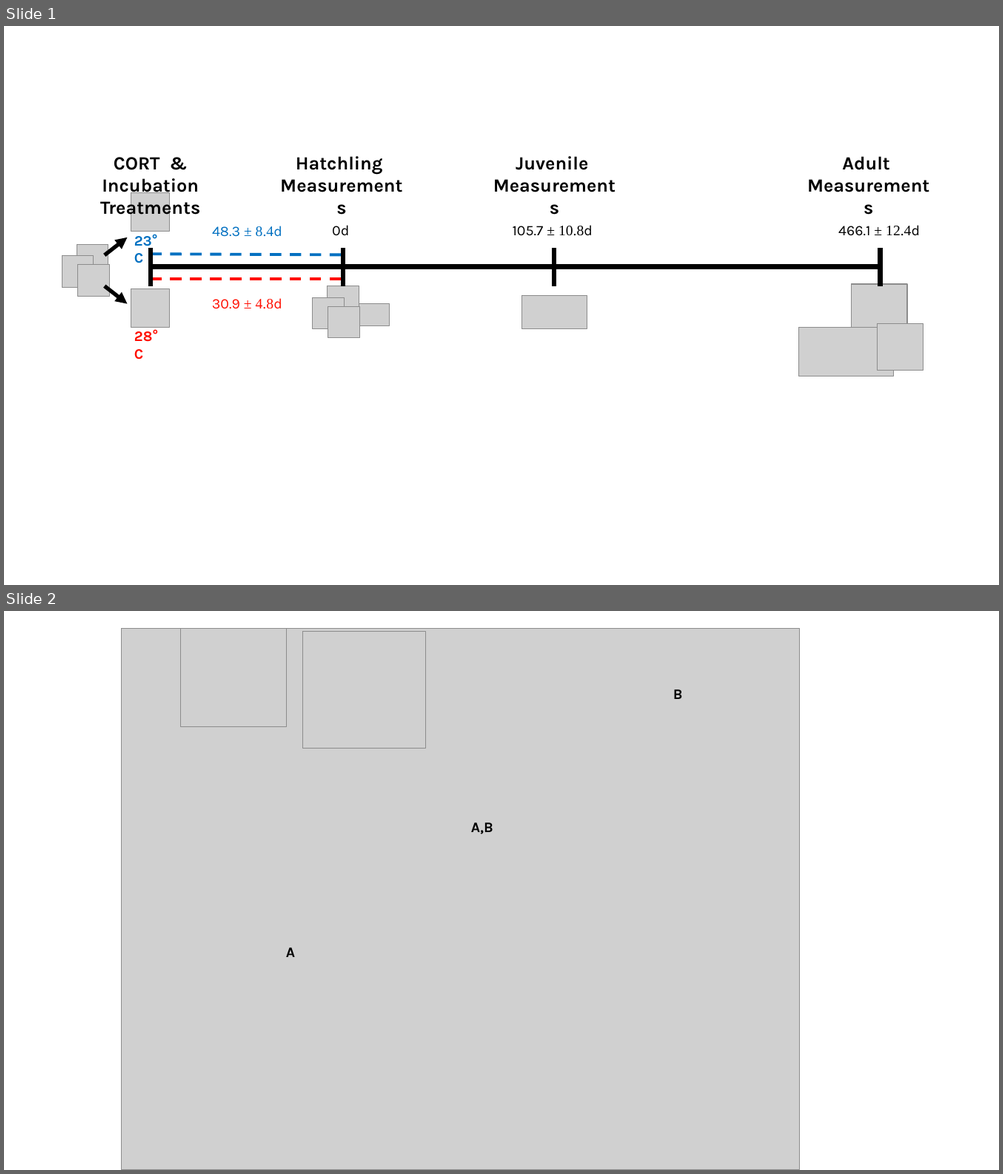
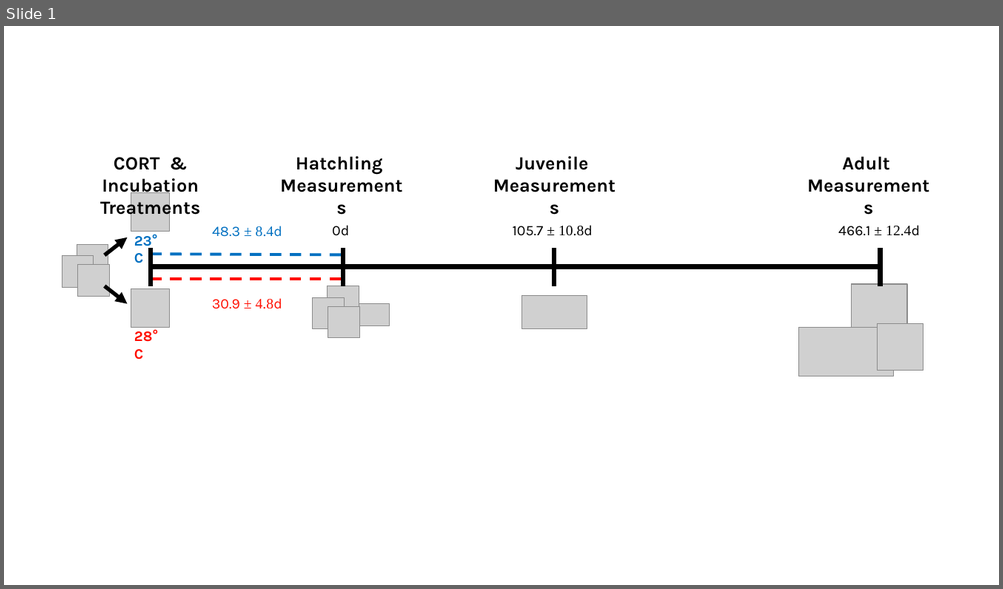
Before and after one commit to daniel1noble/lampro_cort_temp, a slide deck: figures/Figures.pptx. Shown one above the other, each under a label of ours: slides 1 and 2 before the commit, slide 1 after it. The pictures are 1003x1174 and 1003x589 pixels, drawn with LibreOffice and Linux fonts; fonts in the diff are those of the drawing; grey boxes stand for pictures. Boxes give left, top, right and bottom in pixels: in the first picture for what was removed or moved away, otherwise in the second. Text is boxed around its words. In the diff, an @@ line names an element or a change of style, - is before the commit and + after.

```diff
--- a/figures/Figures.pptx
+++ b/figures/Figures.pptx
@@ slide 2 removed at (4, 611, 999, 1170), background #FFFFFF @@
@@ picture removed at (121, 628, 799, 1170) @@
@@ picture removed at (181, 628, 286, 726) @@
@@ picture removed at (302, 631, 426, 749) @@
@@ text removed at (673, 689, 683, 699) @@
-B
@@ text removed at (471, 823, 493, 834) @@
-A,B
@@ text removed at (286, 948, 295, 957) @@
-A
```
Also in this commit, not shown: 2 slides changed, 1 slide added, 1 other slide removed, 2 other files.
